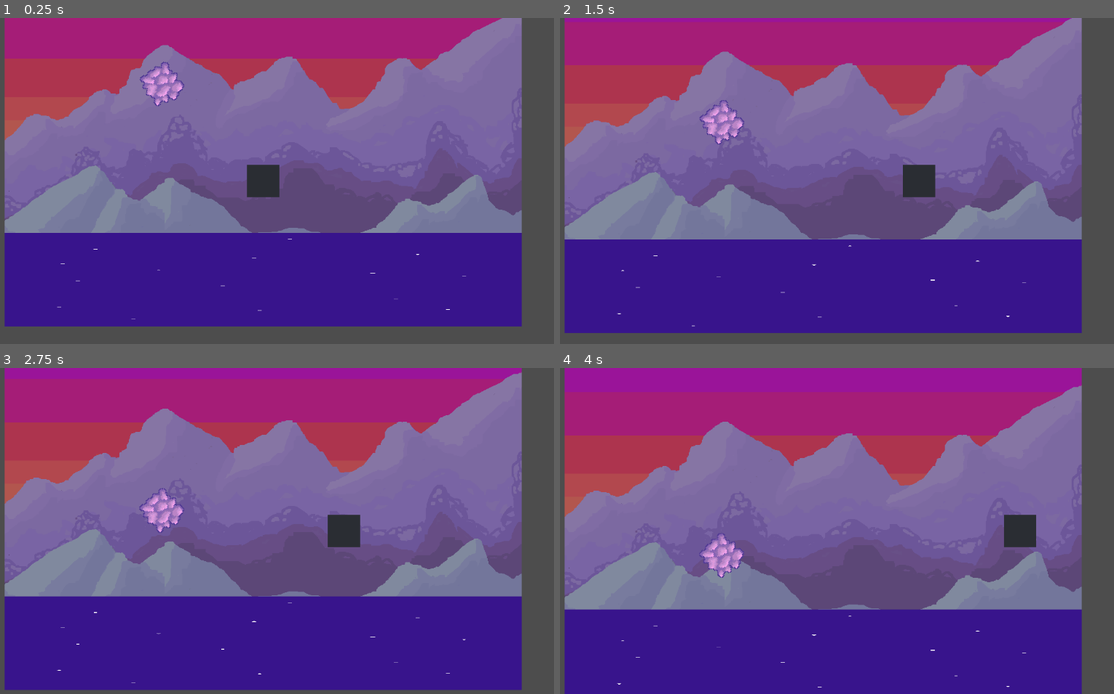
Above: before the commit, frames 1-4 (two rows, left to right).
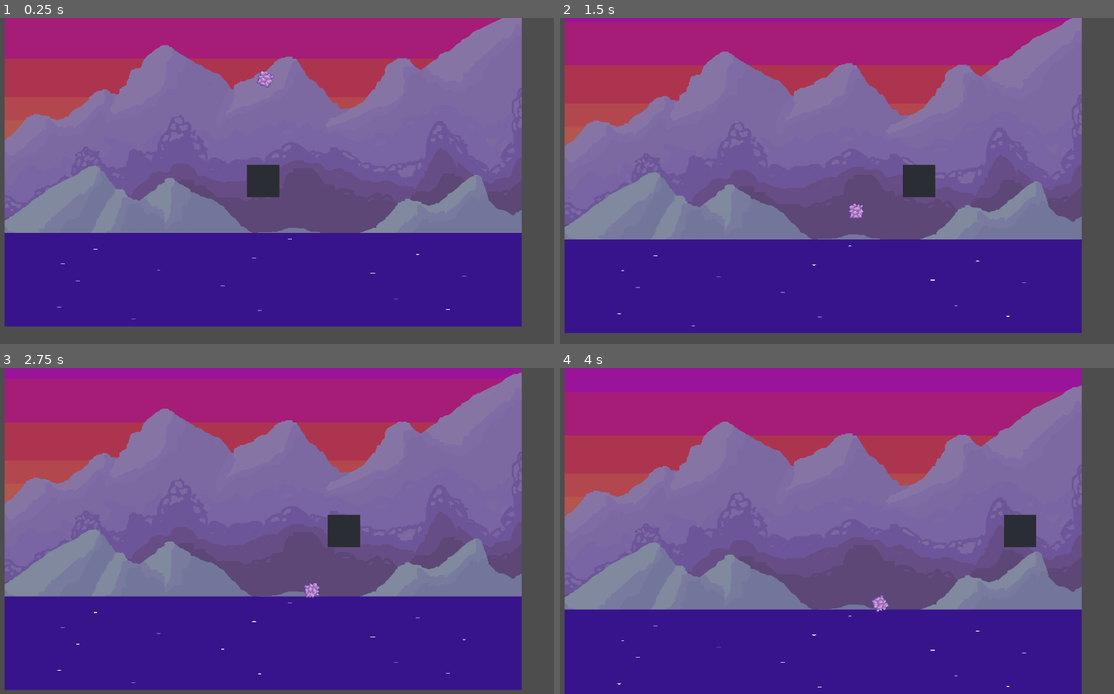
Above: after the commit, the same moments.

Repository: JMQ0598/Pogo-Game-Godot
Game: Godot game, scene res://Assets/Scenes/root.tscn
The game is run twice, just before and just after one commit, with the same random seed, the same clock (stepped at 60 frames per second) and the same inputs. This scene is started directly instead of the project's main scene.
Inputs:
- Up to frame 1 (0.25 s): no input
- Up to frame 2 (1.5 s): hold D (walk_right) from 0.53 s (still down); tap W (walk_up) at 0.77 s
- Up to frame 3 (2.75 s): tap W (walk_up) at 1.52 s; release D (walk_right) at 2.03 s; hold A (walk_left) from 2.03 s (still down)
- Up to frame 4 (4 s): release A (walk_left) at 2.78 s; hold D (walk_right) from 2.78 s (still down); tap W (walk_up) at 3.02, 3.77 s

The runs differ from the first frame. In frame 1, 0.5% of the frame differs, in the area x 25-50%, y 13-28%; in frame 2, 0.5%; in frame 3, 0.6%; in frame 4, 0.7%, in the area x 25-60%, y 50-75%.

Commit message:
misc changes

Diff:
--- a/pogo-game/Assets/Scenes/boulder.tscn
+++ b/pogo-game/Assets/Scenes/boulder.tscn
@@ -6,7 +6,7 @@
 [sub_resource type="CircleShape2D" id="CircleShape2D_svwq5"]
 radius = 13.0
 
-[node name="Boulder" type="StaticBody2D"]
+[node name="Boulder" type="RigidBody2D"]
 script = ExtResource("2_ljjce")
 
 [node name="Sprite2D" type="Sprite2D" parent="."]
@@ -15,3 +15,5 @@
 
 [node name="CollisionShape2D" type="CollisionShape2D" parent="."]
 shape = SubResource("CircleShape2D_svwq5")
+
+[connection signal="body_entered" from="." to="." method="_on_body_entered"]
--- a/pogo-game/Assets/Scenes/root.tscn
+++ b/pogo-game/Assets/Scenes/root.tscn
@@ -23,5 +23,5 @@
 follow_target = NodePath("../Test Character")
 
 [node name="Boulder" parent="." instance=ExtResource("1_morkg")]
-position = Vector2(-200, -204)
+position = Vector2(3.9999847, -233.00002)
 scale = Vector2(2.5, 2.5)
--- a/pogo-game/Assets/Scenes/test_character.tscn
+++ b/pogo-game/Assets/Scenes/test_character.tscn
@@ -8,6 +8,7 @@
 
 [node name="Test Character" type="Node2D"]
 script = ExtResource("1_ivwok")
+metadata/Type = "Player"
 
 [node name="CharacterBody2D" type="CharacterBody2D" parent="."]
 
--- a/pogo-game/Assets/Scripts/boulder.gd
+++ b/pogo-game/Assets/Scripts/boulder.gd
@@ -1,4 +1,6 @@
-extends StaticBody2D
+extends RigidBody2D
+
+signal hit
 
 @export var gravity : float = 50
 @export var rotation_speed : float = 10
@@ -6,3 +8,6 @@
 func _physics_process(delta):
 	translate(Vector2(0, gravity * delta))
 	rotate(rotation_speed * delta)
+
+func _on_body_entered(body):
+	print(body)
--- a/pogo-game/Assets/Scripts/test_character.gd
+++ b/pogo-game/Assets/Scripts/test_character.gd
@@ -5,6 +5,7 @@
 @export var gravity : float = 30
 @export var jump_force : float = -500
 @export var movement_speed : float = 200
+@export var health : int = 3
 
 func _ready():
 	pass
